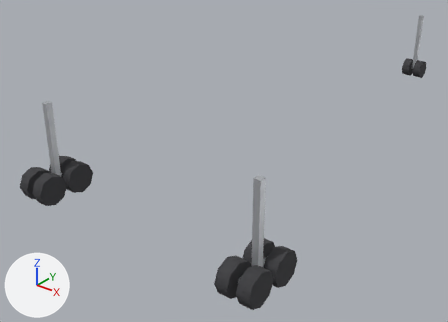
One commit to the glTF model public/models/a333/gear.glb: the scene before it, then after it.
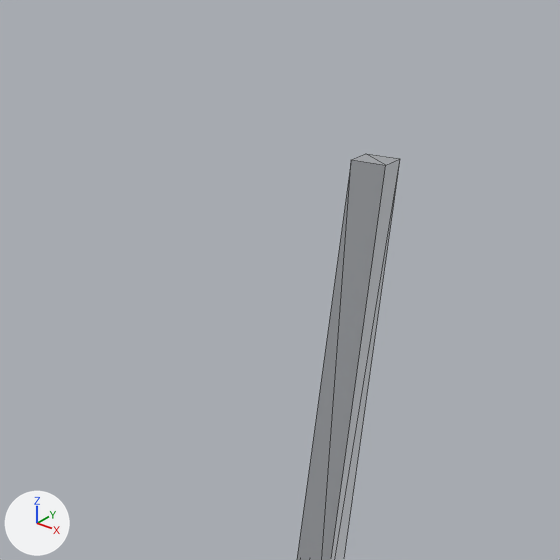
The first picture shows the older version from a camera (50 mm lens) standing at (15.2, -13.0, 4.0) and looking at (-2.7, 9.5, -9.9). The close-ups show the older and then the newer version on the part from 86% to 98% of the width and 0% to 17% of the height of that picture. Only the edits that show in the close-ups are written down. The axes (+X, +Y, +Z) are drawn at lower left. The lights are the same throughout. The close-ups show mesh edges as thin lines. Where no turn or scale is listed for an object, it has been applied to the vertices. Vertices at exactly the same position are counted once.

Objects in the first close-up: 'nose'.
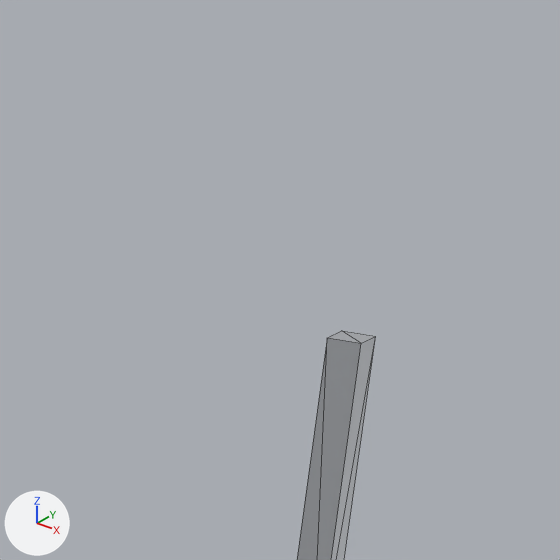
The newer file is also turned or shifted as a whole; pictures and numbers use the older file's frame.

Changed parts and their boxes [x1, y1, x2, y2] in the close-ups (560 x 560 px):
'nose', reshaped
    before: [297, 154, 400, 560]
    after: [297, 331, 376, 560]

Diff of the bpy script that builds the scene:
```diff
--- a/public/models/a333/gear.glb.py
+++ b/public/models/a333/gear.glb.py
@@ me_nose @@
 # used by ob_nose; location = (0.0, 26.528, -5.069)
 # before: 1 (-0.11, -0.11, 0.0) at pixel (351, 159), 3 (0.11, -0.11, 0.0) at pixel (385, 165), 6 (-0.11, 0.11, 0.0) at pixel (365, 153), 7 (0.11, 0.11, 0.0) at pixel (400, 158)
-me_nose.from_pydata(...)  # 52 vertices, 80 faces; spans x -0.61..0.61, y -0.57..0.57, z -4.09..0.0
+me_nose.from_pydata(...)  # 52 vertices, 80 faces; spans x -0.61..0.61, y -0.57..0.57, z -4.09..-1.14
+# me_nose part 1
+for i in [1, 3, 6, 7]: me_nose.vertices[i].co += Vector((0.0, 0.0, -1.14))
 me_nose.materials.append(mat_strut)
```
